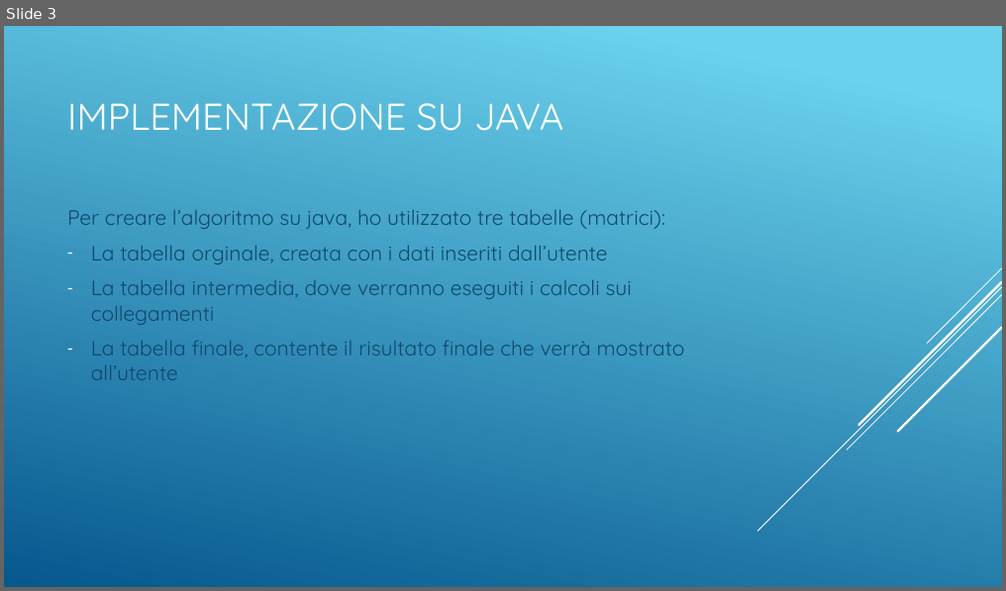
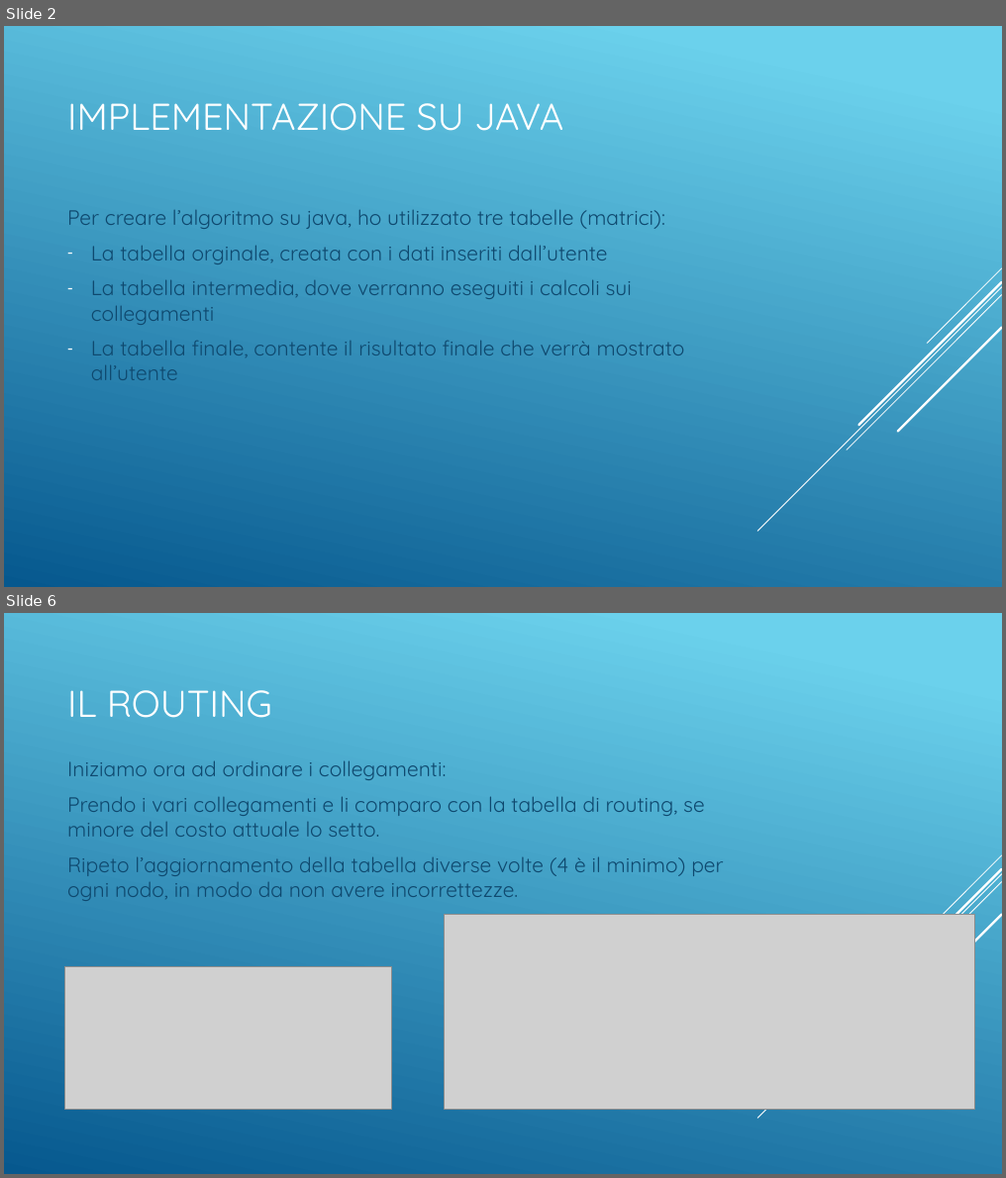
Before and after one commit to Bubuz123/Progetto-sistemi, a slide deck: Presentazione.pptx. Shown one above the other, each under a label of ours: slide 3 before the commit, slides 2 and 6 after it; the slides between them are not shown. The pictures are 1006x591 and 1006x1178 pixels, drawn with LibreOffice and Linux fonts; fonts in the diff are those of the drawing; grey boxes stand for pictures. Boxes give left, top, right and bottom in pixels: in the first picture for what was removed or moved away, otherwise in the second. Text is boxed around its words. In the diff, an @@ line names an element or a change of style, - is before the commit and + after.

```diff
--- a/Presentazione.pptx
+++ b/Presentazione.pptx
@@ slide 6 added at box(4, 613, 1002, 1174), background gradient #6ED2EB to #06588E; not listed: 5 template elements that a slide beside it also shows @@
@@ title added at box(67, 690, 272, 718), 36 pt, text #FFFFFF @@
+IL ROUTING
@@ text added at box(67, 761, 723, 901), 20 pt, text #0F496F @@
+Iniziamo ora ad ordinare i collegamenti:
+Prendo i vari collegamenti e li comparo con la tabella di routing, se minore del costo attuale lo setto.
+Ripeto l’aggiornamento della tabella diverse volte (4 è il minimo) per ogni nodo, in modo da non avere incorrettezze.
@@ picture added at box(445, 914, 975, 1109) @@
@@ picture added at box(65, 967, 392, 1109) @@
@@ what was slide 3 is now slide 2 @@
```
Also in this commit, not shown: 2 slides changed, 3 other slides added, 2 slides removed, 2 other files.
